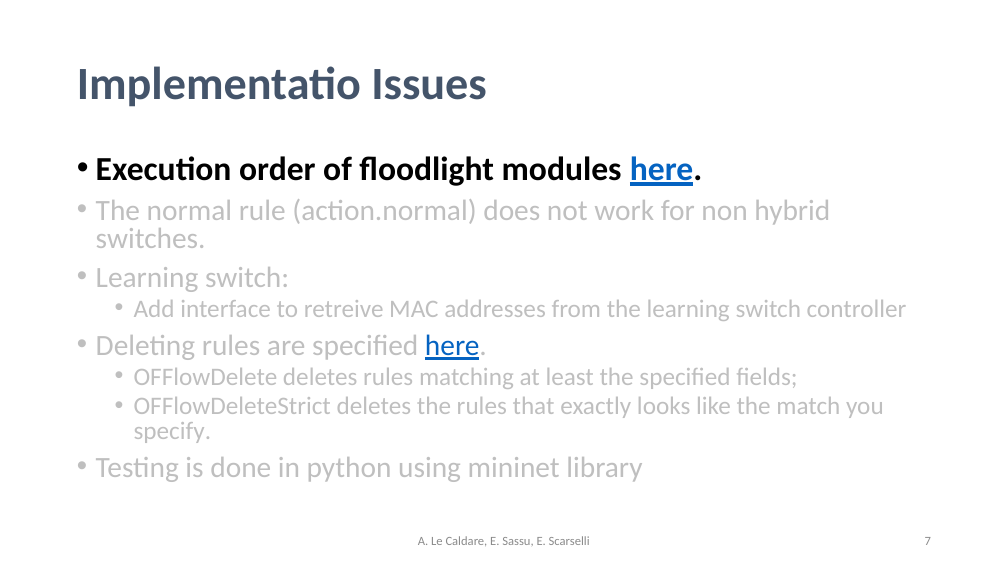
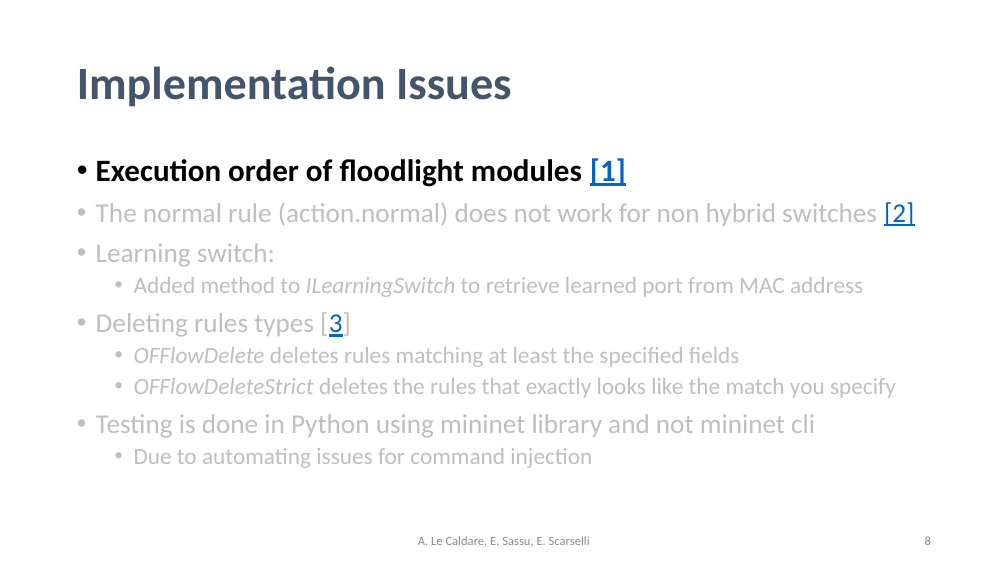
Before and after one commit to psoftware/ddosdefence-floodlight-controller, a slide deck: slide 8 of Docs/DDoSDefence.pptx (slide 7 before the commit). Drawn at 1008x567 pixels with LibreOffice and Linux fonts; fonts in the diff are those of the drawing. Boxes give left, top, right and bottom in pixels: in the first picture for what was removed or moved away, otherwise in the second. Text is boxed around its words. In the diff, an @@ line names an element or a change of style, - is before the commit and + after.

Commit message:
pptx: reworked all slides, added new images for server-controller interactions and bot and clients http request behaviors

```diff
--- a/Docs/DDoSDefence.pptx
+++ b/Docs/DDoSDefence.pptx
@@ title at box(77, 66, 511, 107): text changed @@
-Implementatio Issues
+Implementation Issues
@@ text at box(96, 158, 914, 226): text changed; size 28 to 25.9 pt @@
-• Execution order of floodlight modules here.
-• The normal rule (action.normal) does not work for non hybrid switches.
+• Execution order of floodlight modules [1]
+• The normal rule (action.normal) does not work for non hybrid switches [2]
@@ text at box(96, 243, 275, 267): size 28 to 25.9 pt in "Learning switch:"; line spacing 0.8 to 0.9 @@
@@ text at box(96, 277, 896, 468): text changed; size 24 to 22.2 pt @@
-  • Add interface to retreive MAC addresses from the learning switch controller
-• Deleting rules are specified here.
-  • OFFlowDelete deletes rules matching at least the specified fields;
-  • OFFlowDeleteStrict deletes the rules that exactly looks like the match you specify.
-• Testing is done in python using mininet library
+  • Added method to ILearningSwitch to retrieve learned port from MAC address
+• Deleting rules types [3]
+  • OFFlowDelete deletes rules matching at least the specified fields
+  • OFFlowDeleteStrict deletes the rules that exactly looks like the match you specify
+• Testing is done in Python using mininet library and not mininet cli
+  • Due to automating issues for command injection
@@ page number at box(925, 536, 931, 545): text changed @@
-7
+8
```
Also in this commit, not shown: 10 other slides changed, 3 slides added, 3 slides removed, 2 other files.
